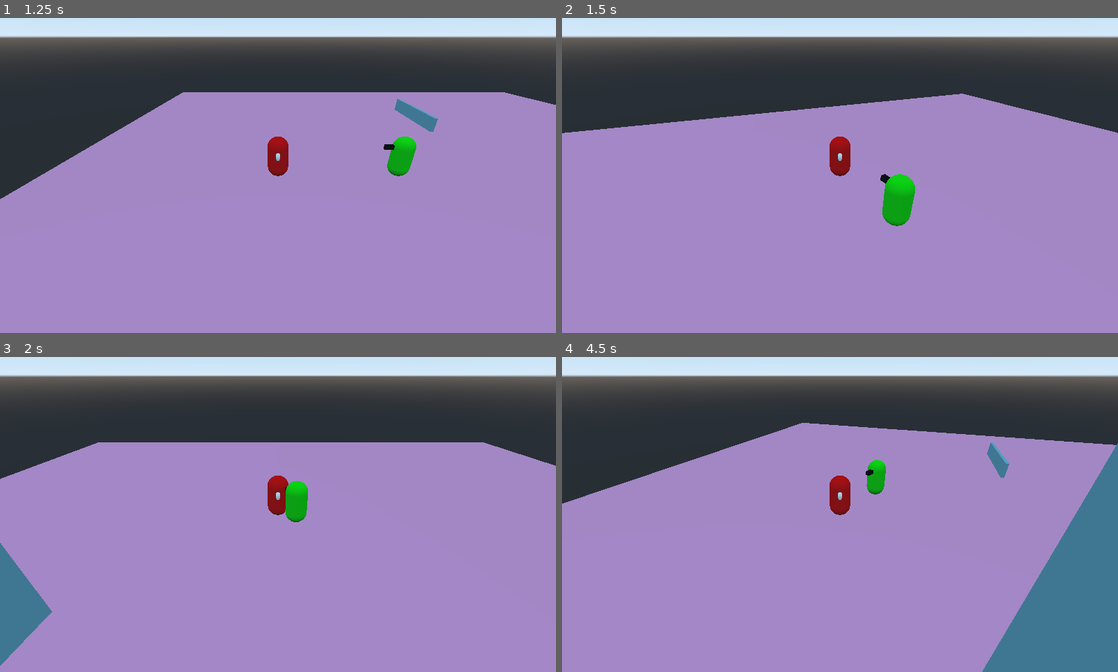
Above: before the commit, frames 1-4 (two rows, left to right).
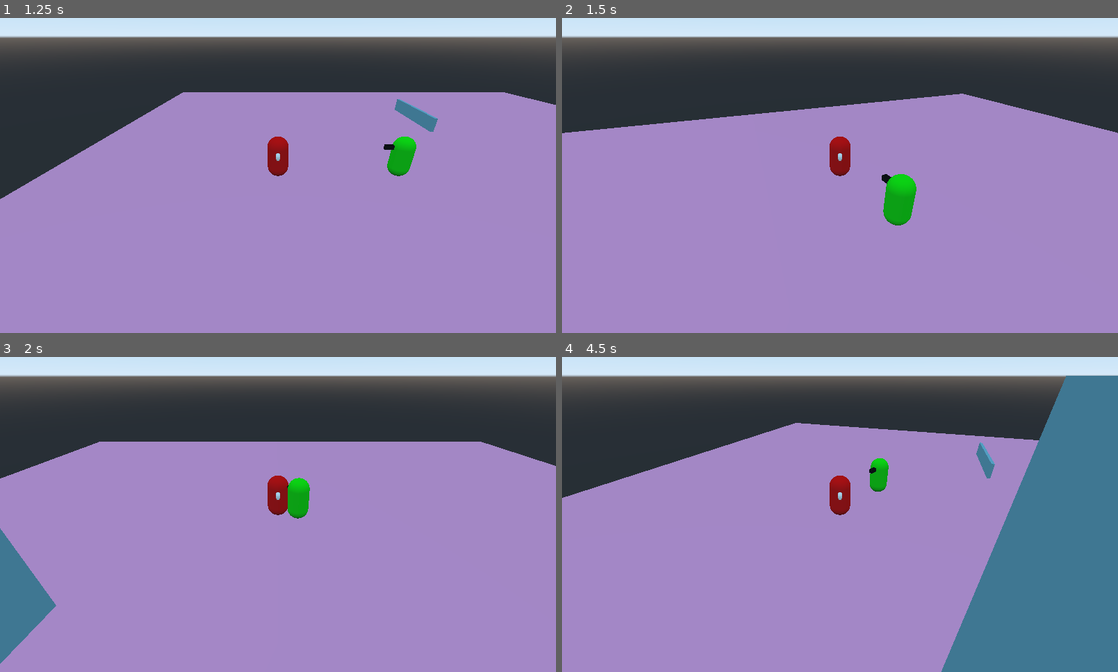
Above: after the commit, the same moments.

Repository: EispriStic/HumanZ
Game: Godot game, scene res://Scenes/TestWorld.tscn
The game is run twice, just before and just after one commit, with the same random seed, the same clock (stepped at 60 frames per second) and the same inputs.
Inputs:
- Up to frame 1 (1.25 s): tap Enter at 0.5 s; hold Right (ui_right) from 0.53 s (still down); tap Ctrl (accroupie) at 0.6 s
- Up to frame 2 (1.5 s): release Right (ui_right) at 1.28 s; hold Down (ui_down) from 1.28 s (still down); tap Q (camera_left) at 1.35 s
- Up to frame 3 (2 s): keep holding Down (ui_down)
- Up to frame 4 (4.5 s): release Down (ui_down) at 2.03 s; hold Right (ui_right) 2.03-2.78 s; tap one key every 0.75 s from 2.1 s: E (camera_right) Ctrl (accroupie) Q (camera_left) E (camera_right); hold Up (ui_up) 2.78-3.53 s; hold Left (ui_left) from 3.53 s (still down)

Frame 1 is identical in both runs. In frame 2, less than 0.1% of the frame differs, in the area x 57-64%, y 49-67%; in frame 3, 0.8%; in frame 4, 12%, in the area x 0-100%, y 5-100%.

Commit message:
ZOMBIE - détection son par le smart

Diff:
--- a/Scenes/TestWorld.tscn
+++ b/Scenes/TestWorld.tscn
@@ -1,7 +1,7 @@
 [gd_scene load_steps=12 format=2]
 
 [ext_resource path="res://Scenes/Joueur.tscn" type="PackedScene" id=1]
-[ext_resource path="res://Scenes/Zombie.tscn" type="PackedScene" id=2]
+[ext_resource path="res://Scenes/ZombieSmart.tscn" type="PackedScene" id=2]
 
 [sub_resource type="NavigationMesh" id=7]
 vertices = PoolVector3Array( -6.8, 0.4, -14.3, -2, 0.4, -14.6, -2, 0.4, -19.4, -10.7, 0.4, -19.4, -6.8, 0.4, -9.8, -6.8 …(1172 unchanged characters)…
@@ -87,4 +87,4 @@
 [node name="Joueur" parent="." instance=ExtResource( 1 )]
 transform = Transform( 1, 0, 0, 0, 1, 0, 0, 0, 1, 12, 0, 0 )
 
-[node name="Zombie" parent="." instance=ExtResource( 2 )]
+[node name="ZombieSmart" parent="." instance=ExtResource( 2 )]
--- a/Scenes/ZombieSmart.tscn
+++ b/Scenes/ZombieSmart.tscn
@@ -9,4 +9,5 @@
 [node name="Timer" type="Timer" parent="." index="4"]
 wait_time = 0.1
 
-[connection signal="timeout" from="Timer" to="." method="find_path"]
+[connection signal="area_exited" from="Son" to="." method="_on_Son_area_exited"]
+[connection signal="timeout" from="Timer" to="." method="_on_Timer_timeout"]
--- a/Scripts/Classes/ZombieSmart.gd
+++ b/Scripts/Classes/ZombieSmart.gd
@@ -3,6 +3,7 @@
 var path = []
 var i_path = 1
 var cible_position = Vector3.ZERO
+var cible_entendu
 
 func _deplacement(delta:float):
 	if cible_vue != null:
@@ -16,6 +17,10 @@
 				$Timer.start()
 		else :
 			$Timer.stop()
+	elif cible_entendu != null:
+		var vec = cible_entendu.translation
+		vec.y = $Vue.translation.y
+		$Vue.look_at(vec, Vector3.UP)
 
 	if i_path < path.size():
 		var direction = path[i_path] - translation
@@ -30,18 +35,31 @@
 			velocity_y = 0.0
 		move_and_slide(direction, Vector3.UP)
 
-func find_path():
-	if(cible_position != cible_vue.translation):
-		cible_position = cible_vue.translation
-		path = get_parent().get_node("Navigation").get_simple_path(translation, cible_vue.translation)
+func find_path(cible):
+	if(cible_position != cible.translation):
+		cible_position = cible.translation
+		path = get_parent().get_node("Navigation").get_simple_path(translation, cible.translation)
 		i_path = 1
 
 
 func _on_Vue_body_entered(body):
 	cible_vue = body
-	find_path()
+	find_path(cible_vue)
+
+func _on_Vue_body_exited(_body):
+	cible_vue = null
+
+func _on_Son_area_entered(area):
+	cible_entendu = area.get_parent()
+	find_path(cible_entendu)
 	$Timer.start()
 
-func _on_Vue_body_exited(body):
-	cible_vue = null
+func _on_Son_area_exited(_area):
+	cible_entendu = null
 	$Timer.stop()
+
+func _on_Timer_timeout():
+	if cible_vue != null:
+		find_path(cible_vue)
+	elif cible_entendu != null:
+		find_path(cible_entendu)
